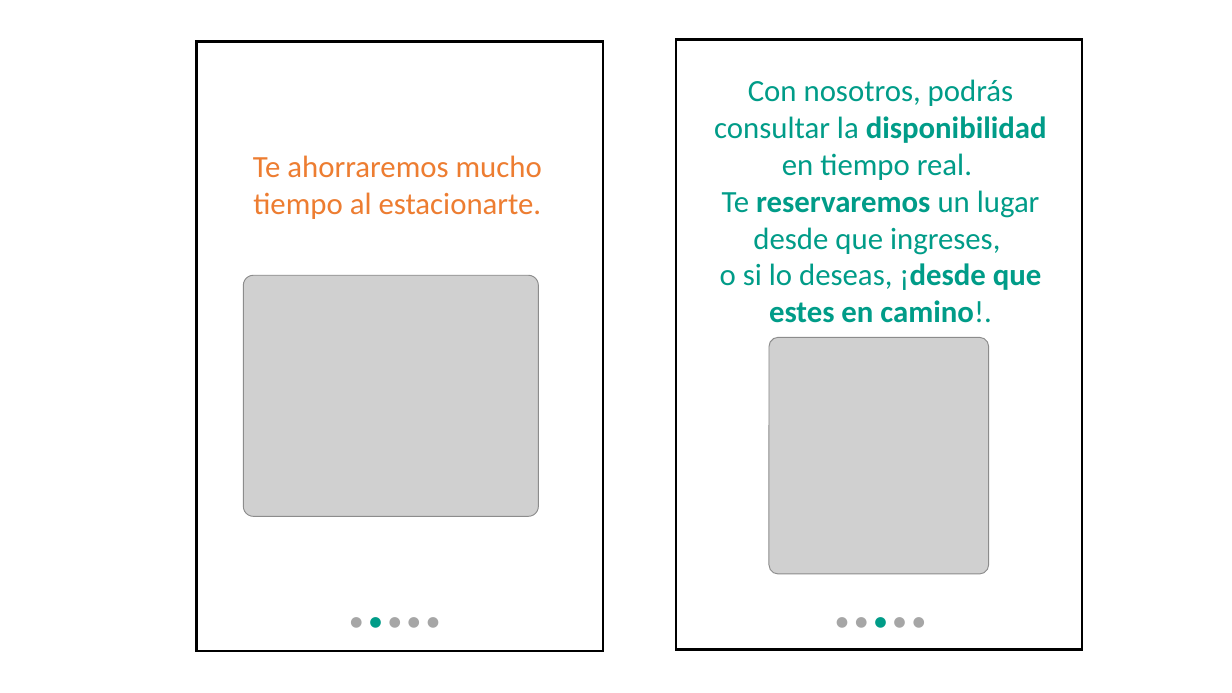
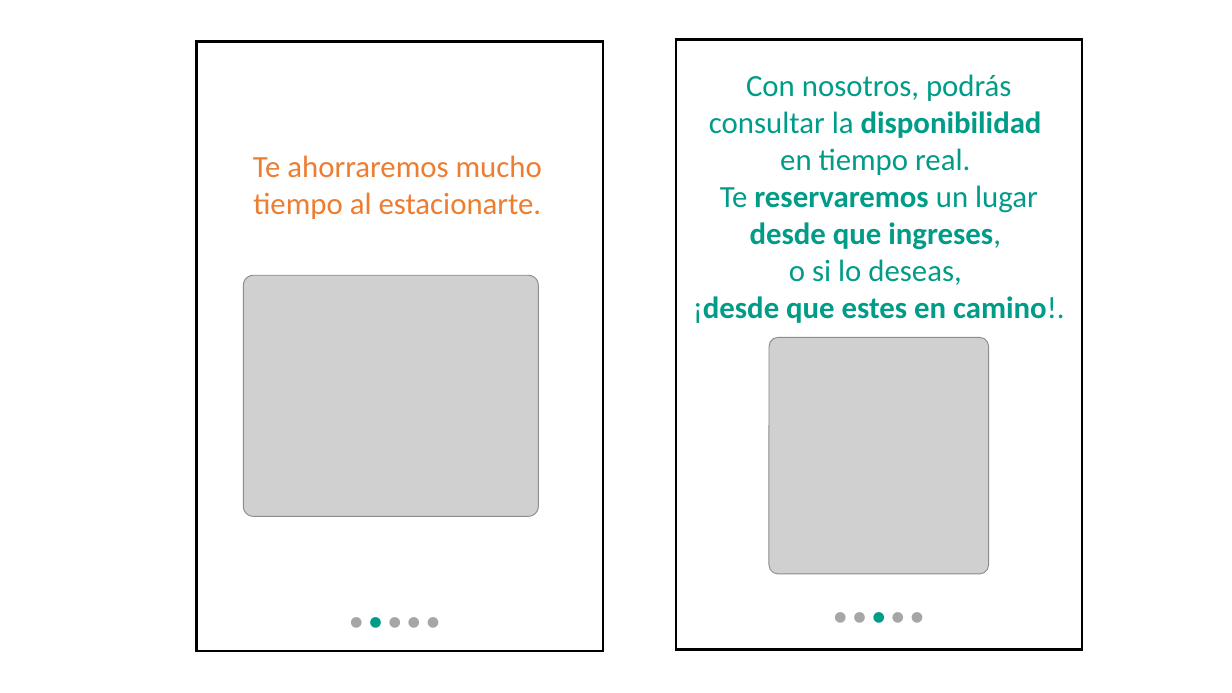
Before and after one commit to ajbeem/iotserver, a slide deck: slide 5 of documentation/MapaNavegacion.pptm. Drawn at 1232x693 pixels with LibreOffice and Linux fonts; fonts in the diff are those of the drawing; grey boxes stand for pictures. Boxes give left, top, right and bottom in pixels: in the first picture for what was removed or moved away, otherwise in the second. Text is boxed around its words. In the diff, an @@ line names an element or a change of style, - is before the commit and + after.

```diff
--- a/documentation/MapaNavegacion.pptm
+++ b/documentation/MapaNavegacion.pptm
@@ text "Con nosotros, podrás consultar la ...": place and size @@
-text "Con nosotros, podrás consultar la ..." at (679,43,1083,640)
+text "Con nosotros, podrás consultar la ..." at (693,74,1065,323)
@@ text at (709,74,1042,175): text changed @@
-Con nosotros, podrás consultar la disponibilidad en tiempo real.
+Con nosotros, podrás consultar la disponibilidad
+en tiempo real.
@@ text at (720,185,1038,250): bold on in "desde que ingreses," @@
@@ text at (693,259,1065,323): text changed @@
-o si lo deseas, ¡desde que estes en camino!.
+o si lo deseas,
+¡desde que estes en camino!.
```
Also in this commit, not shown: 5 other slides changed, 1 slide added, 4 other files.
